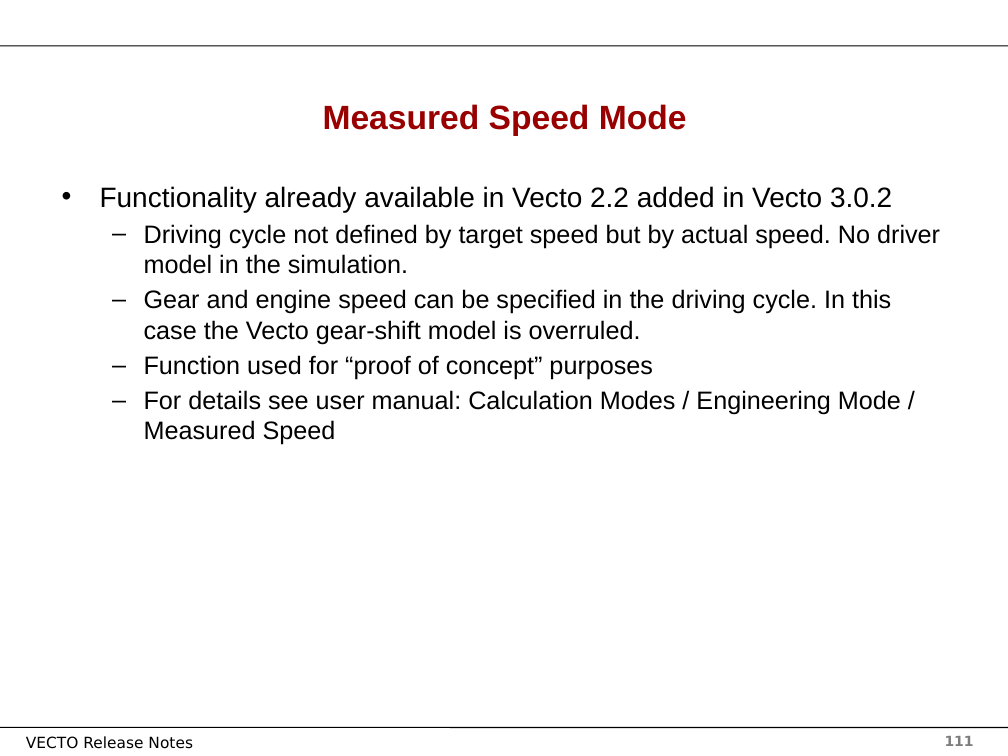
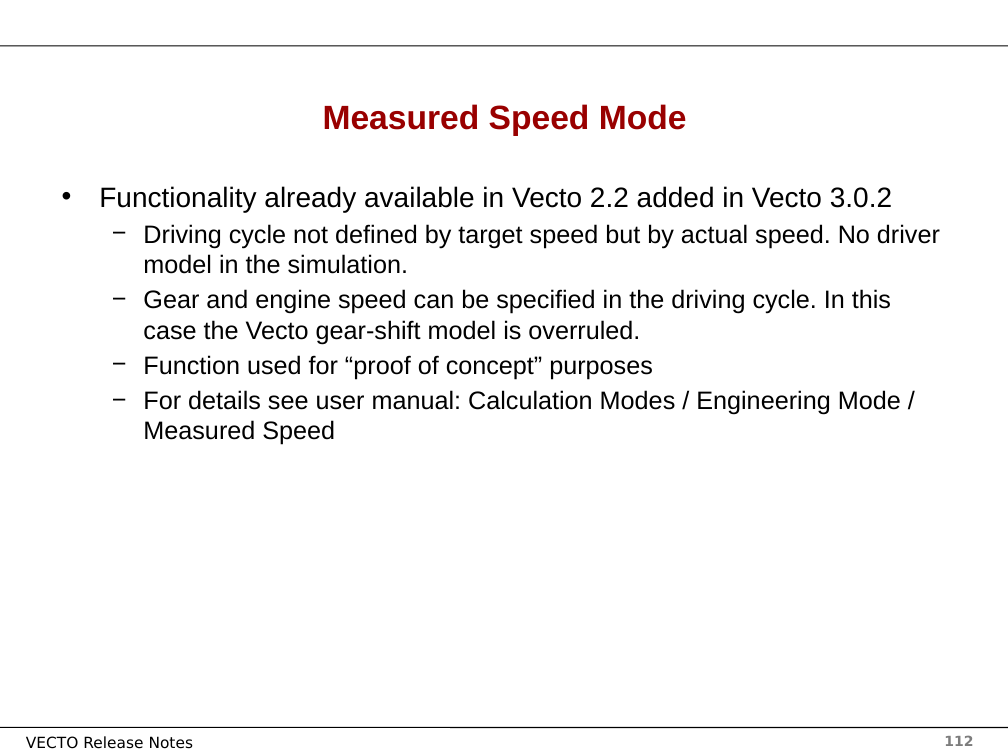
Before and after one commit to tanawadeatharva/BharatVECTO, a slide deck: slide 112 of Documentation/User Manual Source/Release Notes Vecto3.x.pptx (slide 111 before the commit). Drawn at 1008x756 pixels with LibreOffice and Linux fonts; fonts in the diff are those of the drawing; background and template pictures are left out. Boxes give left, top, right and bottom in pixels: in the first picture for what was removed or moved away, otherwise in the second. Text is boxed around its words. In the diff, an @@ line names an element or a change of style, - is before the commit and + after.

```diff
--- a/Documentation/User Manual Source/Release Notes Vecto3.x.pptx
+++ b/Documentation/User Manual Source/Release Notes Vecto3.x.pptx
@@ text "Functionality already available in Vecto ..." at (x1=99, y1=186, x2=940, y2=445): bullet – to − @@
@@ page number at (x1=944, y1=735, x2=973, y2=746): text changed @@
-111
+112
```
Also in this commit, not shown: 100 other slides changed, 1 slide added, 2 other files.
